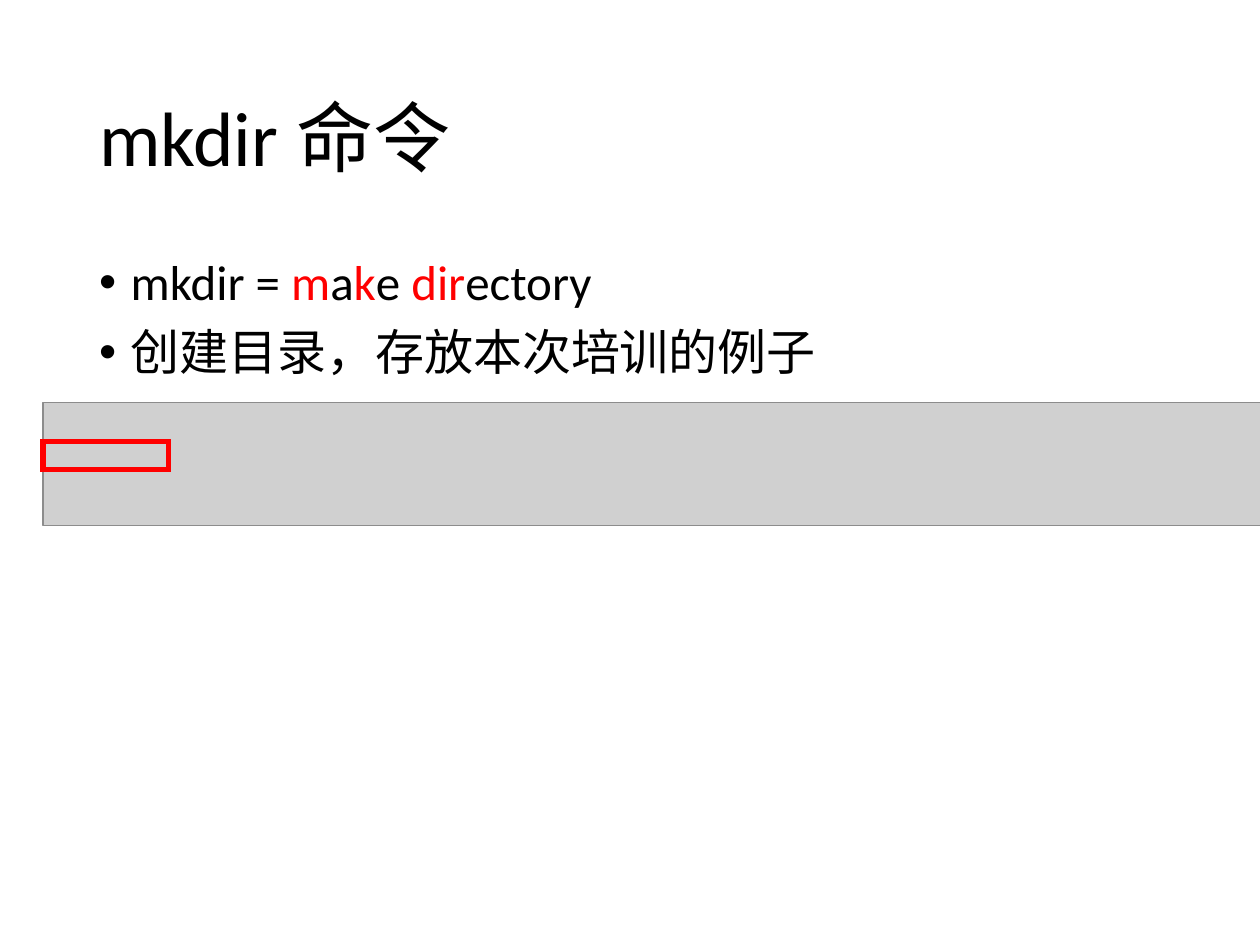
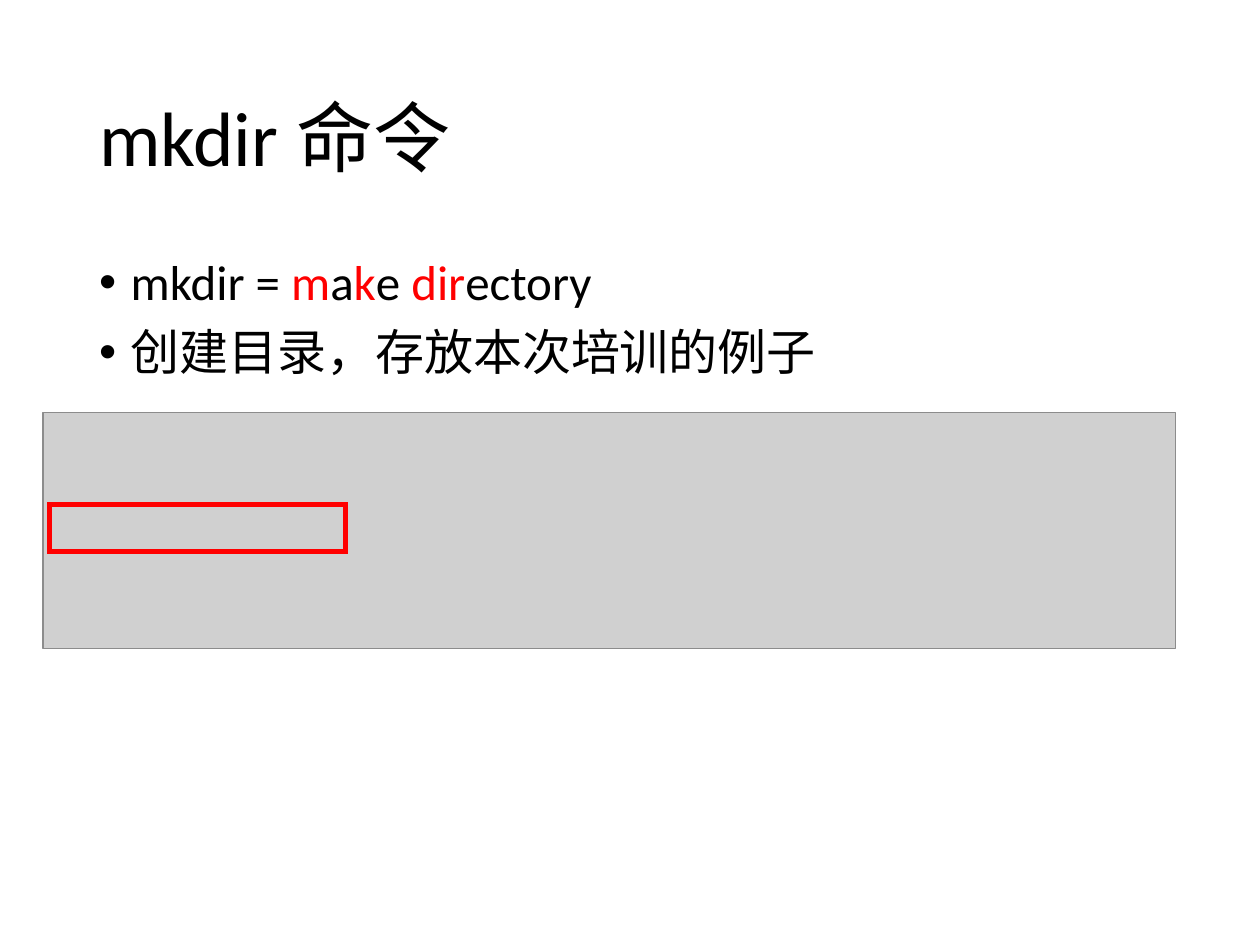
Before and after one commit to SSlakeLabTiangong/2019_workshop, a slide deck: slide 6 of 03_Linux101/Linux101.pptx. Drawn at 1260x945 pixels with LibreOffice and Linux fonts; fonts in the diff are those of the drawing; grey boxes stand for pictures. Boxes give left, top, right and bottom in pixels: in the first picture for what was removed or moved away, otherwise in the second. Text is boxed around its words. In the diff, an @@ line names an element or a change of style, - is before the commit and + after.

```diff
--- a/03_Linux101/Linux101.pptx
+++ b/03_Linux101/Linux101.pptx
@@ picture resized from (x1=43, y1=402, x2=1260, y2=525) to (x1=43, y1=412, x2=1176, y2=648) @@
@@ rectangle resized from (x1=43, y1=442, x2=169, y2=470) to (x1=50, y1=505, x2=346, y2=552) @@
```
Also in this commit, not shown: 17 other slides changed, 1 slide removed.
